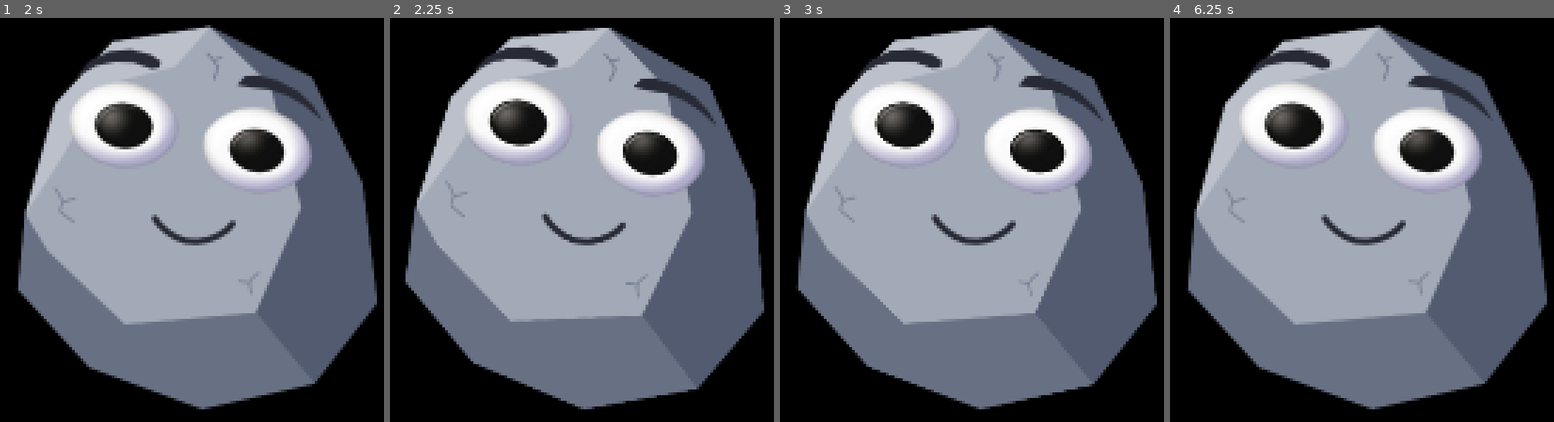
Above: before the commit, frames 1-4 (left to right).
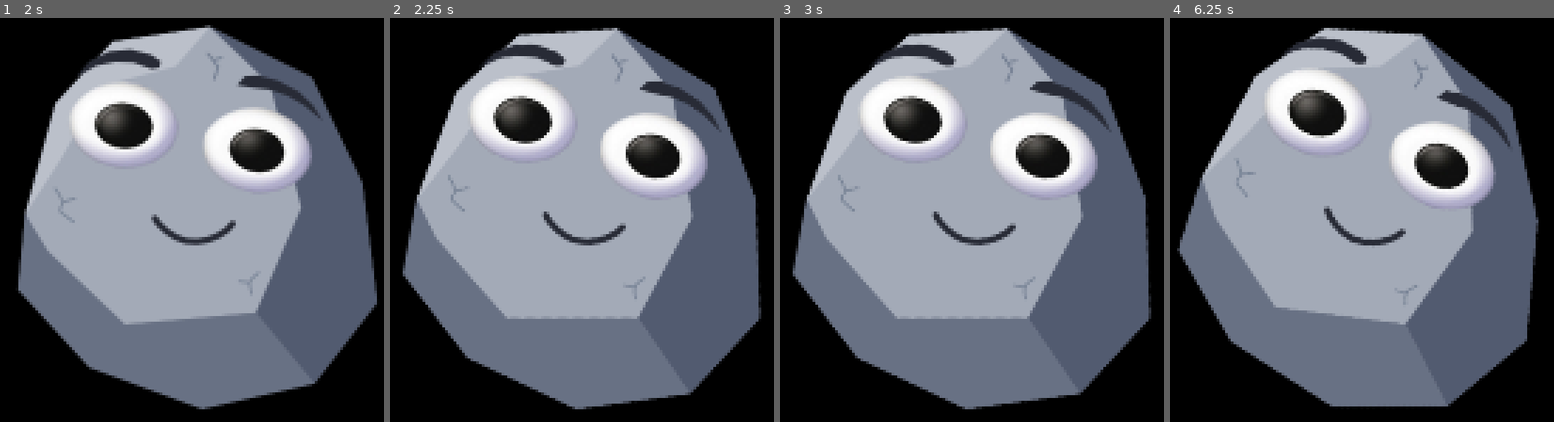
Above: after the commit, the same moments.

Repository: rayne-rb/Klippy
Game: Godot game, scene res://Klippy.tscn
Two runs of this game, one before a commit and one after it. Both use one fixed random seed, a clock stepped at 60 frames per second and the inputs below.
Inputs (mouse positions are in pixels of both pictures, inside the frame that each line leads up to):
- Up to frame 1 (2 s): tap Enter at 0.5 s; move the mouse to (318, 195) at 0.52 s; click (318, 195) at 0.67 s; tap Space at 1.25 s; drag from (80, 252) to (165, 337) at 1.27 s
- Up to frame 2 (2.25 s): tap Enter at 2 s; move the mouse to (639, 102) at 2.02 s; click (639, 102) at 2.17 s
- Up to frame 3 (3 s): tap Space at 2.75 s; drag from (945, 337) to (803, 139) at 2.77 s
- Up to frame 4 (6.25 s): tap Enter at 3.5 s; move the mouse to (1530, 308) at 3.52 s; click (1530, 308) at 3.67 s; tap Space at 4.25 s; drag from (1193, 139) to (1277, 82) at 4.27 s; move the mouse to (1392, 224) at 5.02 s; click (1392, 224) at 5.17 s; drag from (1277, 82) to (1250, 252) at 5.77 s

Frame 1 is identical in both runs. In frame 2, 6.0% of the frame differs, in the area x 3-98%, y 2-97%; in frame 3, 10%; in frame 4, 20%, in the area x 1-99%, y 1-97%.

Commit message:
Add throw mood loss mechanic and refine drag spin behavior
- Introduced `THROW_MOOD_LOSS` constant in `Stats.gd` to decrease mood when throwing.
- Emit `mood_changed` signal on mood updates.
- Updated `drag_spin_target` in `PetBody.gd` to align with sprite rotation for improved rotation behavior during dragging.

Diff:
--- a/PetBody.gd
+++ b/PetBody.gd
@@ -48,7 +48,7 @@
 		if event.pressed:
 			velocity = Vector2.ZERO
 			angular_velocity = 0.0
-			drag_spin_target = 0.0
+			drag_spin_target = sprite.rotation
 			drag_offset = DisplayServer.mouse_get_position() - get_window().position
 			_set_state(State.DRAGGING)
 			_on_drag_started(event)
--- a/Stats.gd
+++ b/Stats.gd
@@ -12,6 +12,7 @@
 
 const MAX_HEALTH := 100.0
 const THROW_HEALTH_LOSS := 0.1
+const THROW_MOOD_LOSS := 2.0
 const STARVATION_HEALTH_DECAY_RATE := 20.0 / 3600.0
 const HEALING_FOOD_THRESHOLD := 50.0
 const HEALTH_REGEN_RATE := 20.0 / 3600.0
@@ -123,6 +124,8 @@
 		return
 	health = max(health - THROW_HEALTH_LOSS, 0.0)
 	health_changed.emit(health)
+	mood = max(mood - THROW_MOOD_LOSS, 0.0)
+	mood_changed.emit(mood)
 	if health <= 0.0:
 		is_dead = true
 		died.emit()
